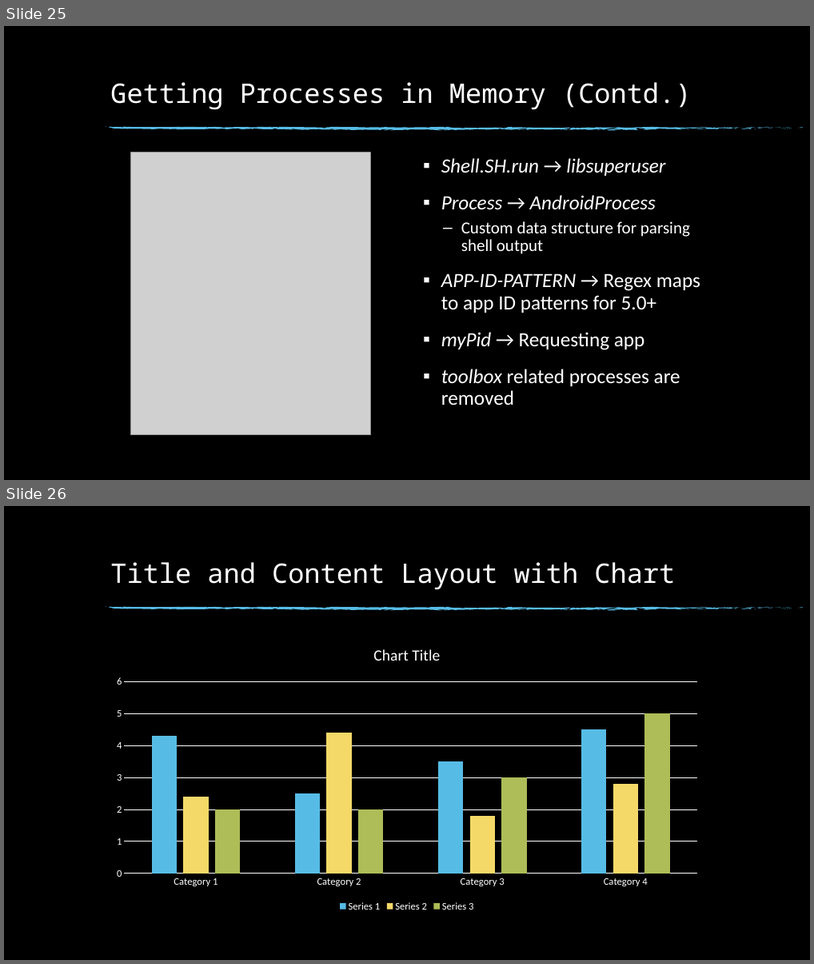
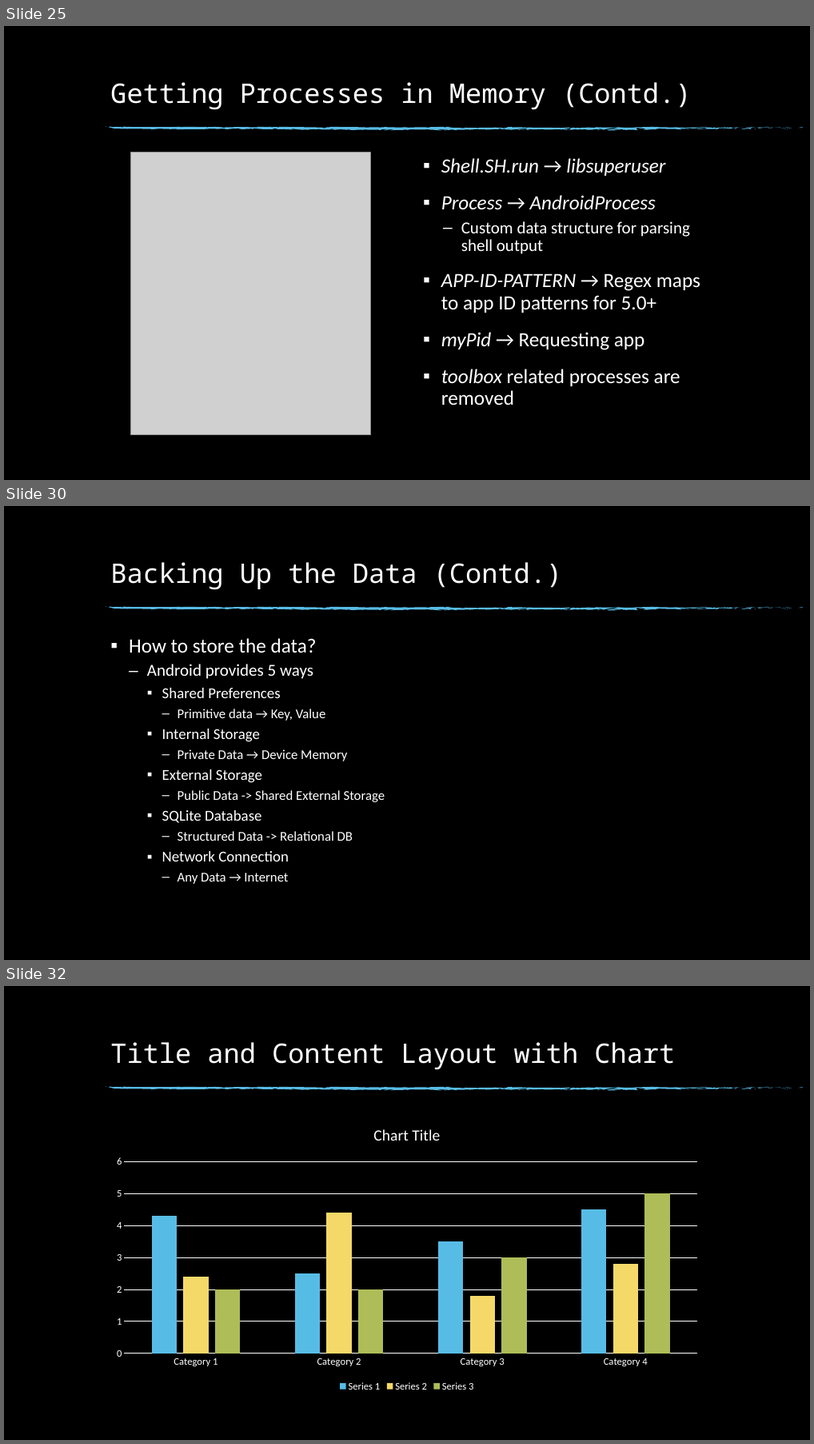
Before and after one commit to Buzz-Lightyear/ThesisDocuments, a slide deck: Thesis Presentation.pptx. Shown one above the other, each under a label of ours: slides 25 and 26 before the commit, slides 25, 30 and 32 after it; the slides between them are not shown. The pictures are 814x964 and 814x1444 pixels, drawn with LibreOffice and Linux fonts; fonts in the diff are those of the drawing; grey boxes stand for pictures; background and template pictures are left out. Boxes give left, top, right and bottom in pixels: in the first picture for what was removed or moved away, otherwise in the second. Text is boxed around its words. In the diff, an @@ line names an element or a change of style, - is before the commit and + after.

```diff
--- a/Thesis Presentation.pptx
+++ b/Thesis Presentation.pptx
@@ slide 30 added at (4,506,810,960), background picture (left out); not listed: 74 template elements that a slide beside it also shows @@
@@ title added at (110,562,562,590), 32 pt, text #FFFFFF @@
+Backing Up the Data (Contd.)
@@ text added at (129,638,386,884), 16 pt, text #FFFFFF @@
+▪ How to store the data?
+  – Android provides 5 ways
+    ▪ Shared Preferences
+      – Primitive data → Key, Value
+    ▪ Internal Storage
+      – Private Data → Device Memory
+    ▪ External Storage
+      – Public Data -> Shared External Storage
+    ▪ SQLite Database
+      – Structured Data -> Relational DB
+    ▪ Network Connection
+      – Any Data → Internet
@@ what was slide 26 is now slide 32 @@
```
Also in this commit, not shown: 1 slide changed, 5 other slides added, 3 other files.
